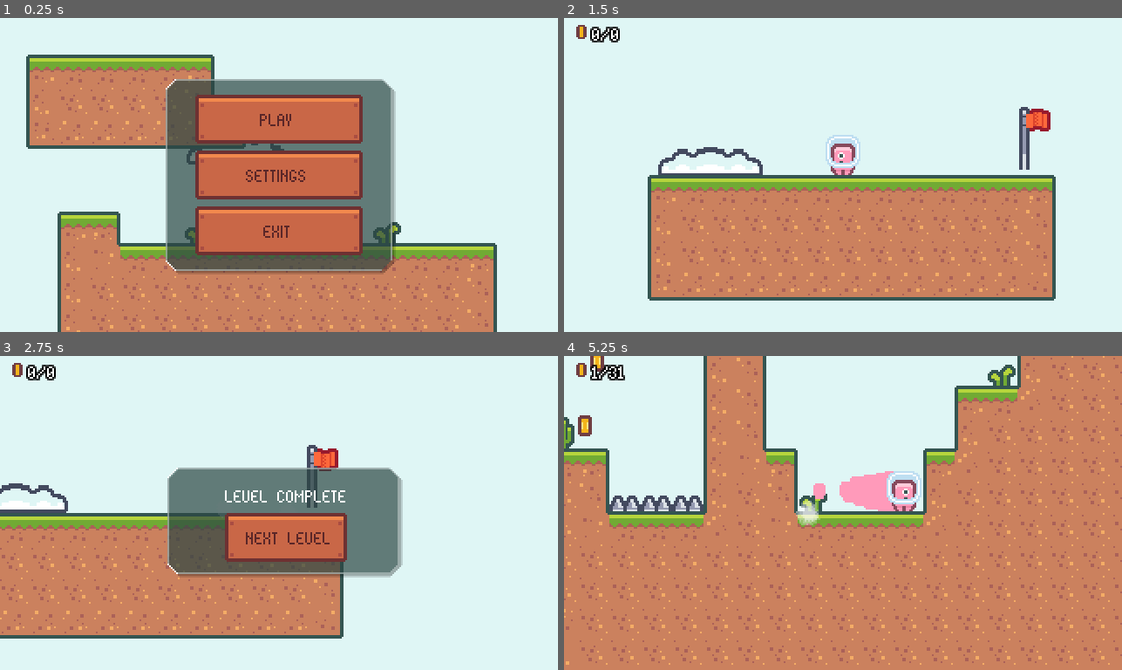
Above: before the commit, frames 1-4 (two rows, left to right).
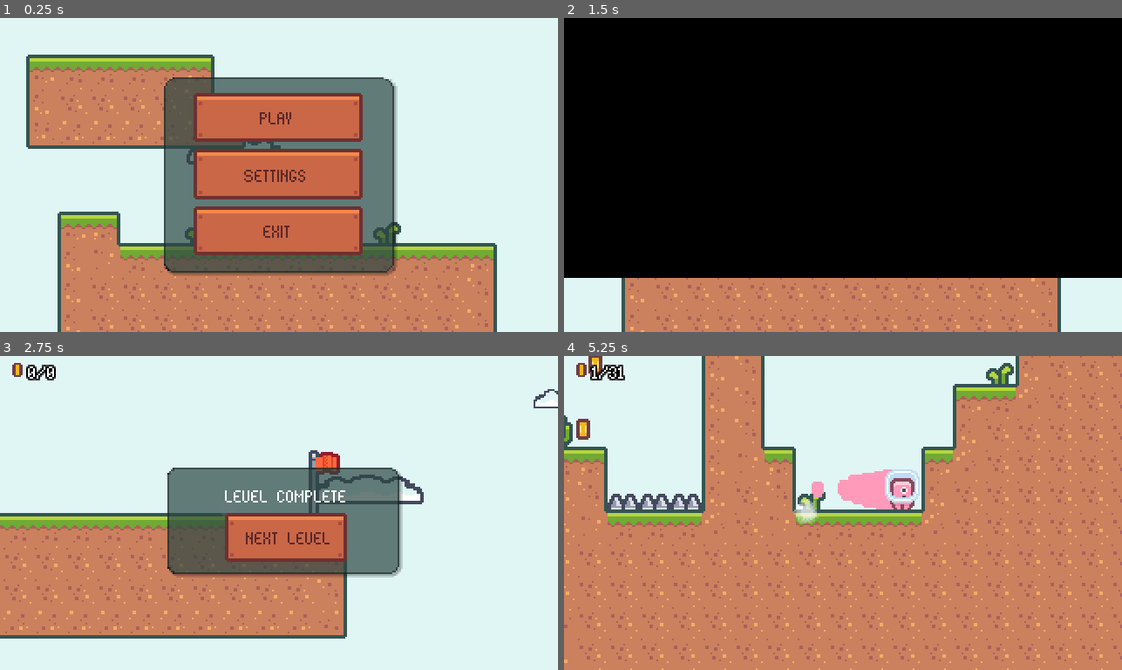
Above: after the commit, the same moments.

Repository: odabasi52/P1-NK
Game: Godot game, scene res://scenes/main.tscn
The game is run twice, just before and just after one commit, with the same random seed, the same clock (stepped at 60 frames per second) and the same inputs.
Inputs (mouse positions are in pixels of both pictures, inside the frame that each line leads up to):
- Up to frame 1 (0.25 s): no input
- Up to frame 2 (1.5 s): click "SETTINGS" at 0.5 s; click "PLAY" at 1.25 s
- Up to frame 3 (2.75 s): move the mouse to (401, 497) at 2.02 s; hold D (move_right) from 2.03 s (still down); tap Shift (dash_state) at 2.1 s; tap W (jump) at 2.27 s
- Up to frame 4 (5.25 s): release D (move_right) at 2.75 s; click "NEXT LEVEL" at 2.75 s; move the mouse to (731, 528) at 3.52 s; hold D (move_right) 3.53-4.28 s; tap Shift (dash_state) at 3.6, 4.35, 5.1 s; tap W (jump) at 3.77 s; move the mouse to (898, 443) at 4.27 s; hold A (move_left) 4.28-5.03 s; move the mouse to (815, 575) at 5.02 s; hold D (move_right) from 5.03 s (still down)

The runs differ from the first frame. In frame 1, 4.2% of the frame differs, in the area x 29-72%, y 18-83%; in frame 2, 92%, in the area x 0-100%, y 0-100%; in frame 3, 5.3%; in frame 4, 12%.

Commit message:
godot

Diff:
--- a/2DPlatformerGame/project.godot
+++ b/2DPlatformerGame/project.godot
@@ -19,6 +19,7 @@
 
 LevelManager="*res://scenes/level_manager.tscn"
 Helpers="*res://scripts/helpers.gd"
+ScreenTransitionManager="*res://scenes/UI/screen_transition_manager.tscn"
 
 [display]
 
@@ -57,6 +58,11 @@
 "events": [Object(InputEventKey,"resource_local_to_scene":false,"resource_name":"","device":-1,"window_id":0,"alt_press …(195 unchanged characters)…
 ]
 }
+Pause={
+"deadzone": 0.2,
+"events": [Object(InputEventKey,"resource_local_to_scene":false,"resource_name":"","device":-1,"window_id":0,"alt_pressed":false,"shift_pressed":false,"ctrl_pressed":false,"meta_pressed":false,"pressed":false,"keycode":0,"physical_keycode":4194305,"key_label":0,"unicode":0,"location":0,"echo":false,"script":null)
+]
+}
 
 [layer_names]
 
--- a/2DPlatformerGame/resource/theme.tres
+++ b/2DPlatformerGame/resource/theme.tres
@@ -35,13 +35,13 @@
 border_width_top = 1
 border_width_right = 1
 border_width_bottom = 1
-border_color = Color(1, 1, 1, 1)
+border_color = Color(0, 0, 0, 1)
 border_blend = true
 corner_radius_top_left = 6
 corner_radius_top_right = 6
 corner_radius_bottom_right = 6
 corner_radius_bottom_left = 6
-corner_detail = 1
+corner_detail = 20
 shadow_color = Color(0, 0, 0, 0.298039)
 shadow_size = 1
 shadow_offset = Vector2(1, 1)
--- a/2DPlatformerGame/scenes/Levels/Level_001.tscn
+++ b/2DPlatformerGame/scenes/Levels/Level_001.tscn
@@ -8,7 +8,7 @@
 
 [node name="Level_001" instance=ExtResource("1_vo2mk")]
 
-[node name="TileMap" parent="." index="1"]
+[node name="TileMap" parent="." index="2"]
 layer_0/tile_data = PackedInt32Array(131075, 65536, 10, 65539, 65536, 10, 131074, 65536, 10, 65538, 262144, 10, 131073, …(42416 unchanged characters)…
 
 [node name="Coin" parent="Collectables" index="0" instance=ExtResource("2_dmsld")]
@@ -267,3 +267,6 @@
 
 [node name="Flag" parent="." index="7"]
 position = Vector2(-237, -286)
+
+[node name="SpaceShip" parent="." index="9"]
+visible = false
--- a/2DPlatformerGame/scenes/Levels/level_000.tscn
+++ b/2DPlatformerGame/scenes/Levels/level_000.tscn
@@ -11,4 +11,8 @@
 position = Vector2(0, 3)
 
 [node name="Flag" parent="." index="7"]
-position = Vector2(110, -1)
+position = Vector2(109, 2)
+
+[node name="SpaceShip" parent="." index="9"]
+visible = false
+position = Vector2(64, 2)
--- /dev/null
+++ b/2DPlatformerGame/scenes/UI/game_complete.tscn
@@ -0,0 +1,87 @@
+[gd_scene load_steps=7 format=3 uid="uid://csxglrxllifgl"]
+
+[ext_resource type="Theme" uid="uid://cwcw4wt01d6y0" path="res://resource/theme.tres" id="1_3novs"]
+[ext_resource type="Script" uid="uid://cler0sg4hkj1i" path="res://scripts/game_complete.gd" id="1_c6u4d"]
+[ext_resource type="PackedScene" uid="uid://c8qs28yry40um" path="res://scenes/animated_button.tscn" id="2_kgday"]
+
+[sub_resource type="Animation" id="Animation_qnt17"]
+length = 0.001
+tracks/0/type = "value"
+tracks/0/imported = false
+tracks/0/enabled = true
+tracks/0/path = NodePath("MarginContainer:scale")
+tracks/0/interp = 1
+tracks/0/loop_wrap = true
+tracks/0/keys = {
+"times": PackedFloat32Array(0),
+"transitions": PackedFloat32Array(1),
+"update": 0,
+"values": [Vector2(1, 1)]
+}
+
+[sub_resource type="Animation" id="Animation_c6u4d"]
+resource_name = "default"
+length = 0.4
+step = 0.05
+tracks/0/type = "value"
+tracks/0/imported = false
+tracks/0/enabled = true
+tracks/0/path = NodePath("MarginContainer:scale")
+tracks/0/interp = 2
+tracks/0/loop_wrap = true
+tracks/0/keys = {
+"times": PackedFloat32Array(0, 0.3, 0.4),
+"transitions": PackedFloat32Array(1, 1, 1),
+"update": 0,
+"values": [Vector2(0, 0), Vector2(1.1, 1.1), Vector2(1, 1)]
+}
+
+[sub_resource type="AnimationLibrary" id="AnimationLibrary_qnt17"]
+_data = {
+&"RESET": SubResource("Animation_qnt17"),
+&"default": SubResource("Animation_c6u4d")
+}
+
+[node name="GameComplete" type="CanvasLayer"]
+script = ExtResource("1_c6u4d")
+
+[node name="AnimationPlayer" type="AnimationPlayer" parent="."]
+libraries = {
+&"": SubResource("AnimationLibrary_qnt17")
+}
+autoplay = "default"
+
+[node name="MarginContainer" type="MarginContainer" parent="."]
+anchors_preset = 15
+anchor_right = 1.0
+anchor_bottom = 1.0
+grow_horizontal = 2
+grow_vertical = 2
+pivot_offset = Vector2(160, 90)
+theme = ExtResource("1_3novs")
+
+[node name="PanelContainer" type="PanelContainer" parent="MarginContainer"]
+layout_mode = 2
+size_flags_horizontal = 4
+size_flags_vertical = 4
+
+[node name="MarginContainer" type="MarginContainer" parent="MarginContainer/PanelContainer"]
+layout_mode = 2
+theme_override_constants/margin_left = 8
+theme_override_constants/margin_top = 8
+theme_override_constants/margin_right = 8
+theme_override_constants/margin_bottom = 8
+
+[node name="VBoxContainer" type="VBoxContainer" parent="MarginContainer/PanelContainer/MarginContainer"]
+custom_minimum_size = Vector2(112, 24)
+layout_mode = 2
+
+[node name="Label" type="Label" parent="MarginContainer/PanelContainer/MarginContainer/VBoxContainer"]
+layout_mode = 2
+text = "CONGRATULATIONS"
+horizontal_alignment = 1
+
+[node name="ExitButton" parent="MarginContainer/PanelContainer/MarginContainer/VBoxContainer" instance=ExtResource("2_kgday")]
+layout_mode = 2
+text = "EXIT TO MENU
+"
--- a/2DPlatformerGame/scenes/UI/main_menu.tscn
+++ b/2DPlatformerGame/scenes/UI/main_menu.tscn
@@ -6,6 +6,44 @@
 [ext_resource type="PackedScene" uid="uid://bdirpb4p8dck1" path="res://scenes/clouds.tscn" id="3_ngj32"]
 [ext_resource type="Texture2D" uid="uid://gk2l77x54geh" path="res://assets/tiles/tiles_packed.png" id="4_bm8t2"]
 [ext_resource type="Theme" uid="uid://cwcw4wt01d6y0" path="res://resource/theme.tres" id="5_ngj32"]
+
+[sub_resource type="Animation" id="Animation_ngj32"]
+resource_name = "default"
+length = 0.4
+step = 0.05
+tracks/0/type = "value"
+tracks/0/imported = false
+tracks/0/enabled = true
+tracks/0/path = NodePath("MarginContainer:scale")
+tracks/0/interp = 2
+tracks/0/loop_wrap = true
+tracks/0/keys = {
+"times": PackedFloat32Array(0, 0.3, 0.4),
+"transitions": PackedFloat32Array(1, 1, 1),
+"update": 0,
+"values": [Vector2(0, 0), Vector2(1.1, 1.1), Vector2(1, 1)]
+}
+
+[sub_resource type="Animation" id="Animation_bm8t2"]
+length = 0.001
+tracks/0/type = "value"
+tracks/0/imported = false
+tracks/0/enabled = true
+tracks/0/path = NodePath("MarginContainer:scale")
+tracks/0/interp = 1
+tracks/0/loop_wrap = true
+tracks/0/keys = {
+"times": PackedFloat32Array(0),
+"transitions": PackedFloat32Array(1),
+"update": 0,
+"values": [Vector2(1, 1)]
+}
+
+[sub_resource type="AnimationLibrary" id="AnimationLibrary_bm8t2"]
+_data = {
+&"RESET": SubResource("Animation_bm8t2"),
+&"default": SubResource("Animation_ngj32")
+}
 
 [sub_resource type="TileSetAtlasSource" id="TileSetAtlasSource_5d4ag"]
 texture = ExtResource("4_bm8t2")
@@ -210,6 +248,12 @@
 [node name="MainMenu" type="CanvasLayer"]
 script = ExtResource("1_yonvy")
 
+[node name="AnimationPlayer" type="AnimationPlayer" parent="."]
+libraries = {
+&"": SubResource("AnimationLibrary_bm8t2")
+}
+autoplay = "default"
+
 [node name="GameCamera" parent="." instance=ExtResource("2_e2p27")]
 position = Vector2(163, 91)
 
@@ -227,6 +271,7 @@
 anchor_bottom = 1.0
 grow_horizontal = 2
 grow_vertical = 2
+pivot_offset = Vector2(160, 90)
 theme = ExtResource("5_ngj32")
 
 [node name="PanelContainer" type="PanelContainer" parent="MarginContainer"]
--- /dev/null
+++ b/2DPlatformerGame/scenes/UI/pause_menu.tscn
@@ -0,0 +1,98 @@
+[gd_scene load_steps=7 format=3 uid="uid://c0kburj3at8ck"]
+
+[ext_resource type="Script" uid="uid://1sybkq1kruha" path="res://scripts/pause_menu.gd" id="1_mko1u"]
+[ext_resource type="Theme" uid="uid://cwcw4wt01d6y0" path="res://resource/theme.tres" id="1_qo2fb"]
+[ext_resource type="PackedScene" uid="uid://c8qs28yry40um" path="res://scenes/animated_button.tscn" id="2_bl585"]
+
+[sub_resource type="Animation" id="Animation_feath"]
+length = 0.001
+tracks/0/type = "value"
+tracks/0/imported = false
+tracks/0/enabled = true
+tracks/0/path = NodePath("MarginContainer:scale")
+tracks/0/interp = 1
+tracks/0/loop_wrap = true
+tracks/0/keys = {
+"times": PackedFloat32Array(0),
+"transitions": PackedFloat32Array(1),
+"update": 0,
+"values": [Vector2(1, 1)]
+}
+
+[sub_resource type="Animation" id="Animation_mko1u"]
+resource_name = "default"
+length = 0.4
+step = 0.05
+tracks/0/type = "value"
+tracks/0/imported = false
+tracks/0/enabled = true
+tracks/0/path = NodePath("MarginContainer:scale")
+tracks/0/interp = 2
+tracks/0/loop_wrap = true
+tracks/0/keys = {
+"times": PackedFloat32Array(0, 0.3, 0.4),
+"transitions": PackedFloat32Array(1, 1, 1),
+"update": 0,
+"values": [Vector2(0, 0), Vector2(1.1, 1.1), Vector2(1, 1)]
+}
+
+[sub_resource type="AnimationLibrary" id="AnimationLibrary_feath"]
+_data = {
+&"RESET": SubResource("Animation_feath"),
+&"default": SubResource("Animation_mko1u")
+}
+
+[node name="PauseMenu" type="CanvasLayer"]
+process_mode = 3
+script = ExtResource("1_mko1u")
+
+[node name="AnimationPlayer" type="AnimationPlayer" parent="."]
+libraries = {
+&"": SubResource("AnimationLibrary_feath")
+}
+autoplay = "default"
+
+[node name="MarginContainer" type="MarginContainer" parent="."]
+anchors_preset = 15
+anchor_right = 1.0
+anchor_bottom = 1.0
+grow_horizontal = 2
+grow_vertical = 2
+pivot_offset = Vector2(160, 90)
+theme = ExtResource("1_qo2fb")
+
+[node name="PanelContainer" type="PanelContainer" parent="MarginContainer"]
+layout_mode = 2
+size_flags_horizontal = 4
+size_flags_vertical = 4
+
+[node name="MarginContainer" type="MarginContainer" parent="MarginContainer/PanelContainer"]
+layout_mode = 2
+theme_override_constants/margin_left = 8
+theme_override_constants/margin_top = 8
+theme_override_constants/margin_right = 8
+theme_override_constants/margin_bottom = 8
+
+[node name="VBoxContainer" type="VBoxContainer" parent="MarginContainer/PanelContainer/MarginContainer"]
+custom_minimum_size = Vector2(112, 24)
+layout_mode = 2
+
+[node name="Label" type="Label" parent="MarginContainer/PanelContainer/MarginContainer/VBoxContainer"]
+layout_mode = 2
+text = "PAUSED"
+horizontal_alignment = 1
+
+[node name="ContinueButton" parent="MarginContainer/PanelContainer/MarginContainer/VBoxContainer" instance=ExtResource("2_bl585")]
+layout_mode = 2
+text = "CONTINUE"
+
+[node name="SettingButton" parent="MarginContainer/PanelContainer/MarginContainer/VBoxContainer" instance=ExtResource("2_bl585")]
+layout_mode = 2
+text = "SETTINGS
+
+"
+
+[node name="ExitButton" parent="MarginContainer/PanelContainer/MarginContainer/VBoxContainer" instance=ExtResource("2_bl585")]
+layout_mode = 2
+text = "EXIT TO MENU
+"
--- /dev/null
+++ b/2DPlatformerGame/scenes/UI/screen_transition_manager.tscn
@@ -0,0 +1,6 @@
+[gd_scene load_steps=2 format=3 uid="uid://ukdddwihvlu"]
+
+[ext_resource type="Script" uid="uid://c7xlgqjpy6vh4" path="res://scripts/screen_transition_manager.gd" id="1_dntww"]
+
+[node name="ScreenTransitionManager" type="Node"]
+script = ExtResource("1_dntww")
--- /dev/null
+++ b/2DPlatformerGame/scenes/UI/screen_transitions.tscn
@@ -0,0 +1,84 @@
+[gd_scene load_steps=8 format=3 uid="uid://bq8r014mtkomj"]
+
+[ext_resource type="Script" uid="uid://co4v4thavigeu" path="res://scripts/screen_transitions.gd" id="1_6ppvb"]
+[ext_resource type="Shader" uid="uid://bbaab56s65iu4" path="res://scripts/screen_transitions.gdshader" id="1_qoodp"]
+[ext_resource type="Texture2D" uid="uid://dogwbudvwqs5w" path="res://assets/effects/screen-wipe.png" id="2_vayh6"]
+
+[sub_resource type="ShaderMaterial" id="ShaderMaterial_wwvoh"]
+shader = ExtResource("1_qoodp")
+shader_parameter/wipeImage = ExtResource("2_vayh6")
+shader_parameter/percent = 0.0
+
+[sub_resource type="Animation" id="Animation_6ppvb"]
+length = 0.001
+tracks/0/type = "value"
+tracks/0/imported = false
+tracks/0/enabled = true
+tracks/0/path = NodePath("ColorRect:material:shader_parameter/percent")
+tracks/0/interp = 1
+tracks/0/loop_wrap = true
+tracks/0/keys = {
+"times": PackedFloat32Array(0),
+"transitions": PackedFloat32Array(1),
+"update": 0,
+"values": [0.0]
+}
+
+[sub_resource type="Animation" id="Animation_vayh6"]
+resource_name = "default"
+length = 0.5
+step = 0.05
+tracks/0/type = "value"
+tracks/0/imported = false
+tracks/0/enabled = true
+tracks/0/path = NodePath("ColorRect:material:shader_parameter/percent")
+tracks/0/interp = 2
+tracks/0/loop_wrap = true
+tracks/0/keys = {
+"times": PackedFloat32Array(0, 0.25, 0.5),
+"transitions": PackedFloat32Array(1, 1, 1),
+"update": 0,
+"values": [1.0, 0.0, 1.0]
+}
+tracks/1/type = "method"
+tracks/1/imported = false
+tracks/1/enabled = true
+tracks/1/path = NodePath(".")
+tracks/1/interp = 1
+tracks/1/loop_wrap = true
+tracks/1/keys = {
+"times": PackedFloat32Array(0.25, 0.5),
+"transitions": PackedFloat32Array(1, 1),
+"values": [{
+"args": [],
+"method": &"emit_screen_covered"
+}, {
+"args": [],
+"method": &"queue_free"
+}]
+}
+
+[sub_resource type="AnimationLibrary" id="AnimationLibrary_6ppvb"]
+_data = {
+&"RESET": SubResource("Animation_6ppvb"),
+&"default": SubResource("Animation_vayh6")
+}
+
+[node name="ScreenTransitions" type="CanvasLayer"]
+layer = 10
+script = ExtResource("1_6ppvb")
+
+[node name="ColorRect" type="ColorRect" parent="."]
+material = SubResource("ShaderMaterial_wwvoh")
+anchors_preset = 15
+anchor_right = 1.0
+anchor_bottom = 1.0
+grow_horizontal = 2
+grow_vertical = 2
+color = Color(0, 0, 0, 1)
+
+[node name="AnimationPlayer" type="AnimationPlayer" parent="."]
+libraries = {
+&"": SubResource("AnimationLibrary_6ppvb")
+}
+autoplay = "default"
--- a/2DPlatformerGame/scenes/animated_button.tscn
+++ b/2DPlatformerGame/scenes/animated_button.tscn
@@ -2,22 +2,6 @@
 
 [ext_resource type="Theme" uid="uid://cwcw4wt01d6y0" path="res://resource/theme.tres" id="1_y1qn5"]
 [ext_resource type="Script" uid="uid://cp6enb10844cs" path="res://scripts/animated_button.gd" id="2_yud13"]
-
-[sub_resource type="Animation" id="Animation_y1qn5"]
-resource_name = "hover"
-length = 0.1
-tracks/0/type = "value"
-tracks/0/imported = false
-tracks/0/enabled = true
-tracks/0/path = NodePath(".:custom_minimum_size")
-tracks/0/interp = 2
-tracks/0/loop_wrap = true
-tracks/0/keys = {
-"times": PackedFloat32Array(0, 0.1),
-"transitions": PackedFloat32Array(1, 1),
-"update": 0,
-"values": [Vector2(96, 24), Vector2(112, 24)]
-}
 
 [sub_resource type="Animation" id="Animation_yud13"]
 length = 0.001
@@ -62,6 +46,22 @@
 "values": [0.0, 0.0872665, 0.0523599, 0.0]
 }
 
+[sub_resource type="Animation" id="Animation_y1qn5"]
+resource_name = "hover"
+length = 0.1
+tracks/0/type = "value"
+tracks/0/imported = false
+tracks/0/enabled = true
+tracks/0/path = NodePath(".:custom_minimum_size")
+tracks/0/interp = 2
+tracks/0/loop_wrap = true
+tracks/0/keys = {
+"times": PackedFloat32Array(0, 0.1),
+"transitions": PackedFloat32Array(1, 1),
+"update": 0,
+"values": [Vector2(96, 24), Vector2(112, 24)]
+}
+
 [sub_resource type="AnimationLibrary" id="AnimationLibrary_yud13"]
 _data = {
 &"RESET": SubResource("Animation_yud13"),
--- a/2DPlatformerGame/scenes/base_level.tscn
+++ b/2DPlatformerGame/scenes/base_level.tscn
@@ -7,6 +7,7 @@
 [ext_resource type="PackedScene" uid="uid://c2ptoo1hj5okl" path="res://scenes/game_camera.tscn" id="3_pf034"]
 [ext_resource type="PackedScene" uid="uid://bdirpb4p8dck1" path="res://scenes/clouds.tscn" id="4_rlct4"]
 [ext_resource type="PackedScene" uid="uid://cxb2h18pq5pkc" path="res://scenes/flag.tscn" id="5_xqy7x"]
+[ext_resource type="PackedScene" uid="uid://bp3iqu1vsmi1o" path="res://scenes/space_ship.tscn" id="8_earhg"]
 
 [sub_resource type="TileSetAtlasSource" id="TileSetAtlasSource_rlct4"]
 texture = ExtResource("1_804bt")
@@ -232,3 +233,7 @@
 [node name="Player" parent="." instance=ExtResource("2_cj42p")]
 
 [node name="Flag" parent="." instance=ExtResource("5_xqy7x")]
+
+[node name="Node" type="Node" parent="."]
+
+[node name="SpaceShip" parent="." instance=ExtResource("8_earhg")]
--- a/2DPlatformerGame/scenes/clouds.tscn
+++ b/2DPlatformerGame/scenes/clouds.tscn
@@ -1,6 +1,6 @@
 [gd_scene load_steps=8 format=3 uid="uid://bdirpb4p8dck1"]
 
-[ext_resource type="Texture2D" uid="uid://dk7wmcpxdt023" path="res://assets/clouds/clouds.png" id="1_p445k"]
+[ext_resource type="Texture2D" uid="uid://dk7wmcpxdt023" path="res://assets/effects/clouds.png" id="1_p445k"]
 
 [sub_resource type="CanvasItemMaterial" id="CanvasItemMaterial_v7ppl"]
 particles_animation = true
--- a/2DPlatformerGame/scenes/flag.tscn
+++ b/2DPlatformerGame/scenes/flag.tscn
@@ -20,6 +20,7 @@
 }]
 
 [sub_resource type="RectangleShape2D" id="RectangleShape2D_d223g"]
+size = Vector2(20, 52.3077)
 
 [node name="Flag" type="Node2D"]
 script = ExtResource("1_k7r1j")
@@ -40,6 +41,6 @@
 collision_mask = 4
 
 [node name="CollisionShape2D" type="CollisionShape2D" parent="Area2D"]
-position = Vector2(2, -26)
+position = Vector2(2, -68)
 scale = Vector2(1.28, 2.6)
 shape = SubResource("RectangleShape2D_d223g")
--- a/2DPlatformerGame/scenes/player.tscn
+++ b/2DPlatformerGame/scenes/player.tscn
@@ -55,6 +55,7 @@
 [sub_resource type="CapsuleShape2D" id="CapsuleShape2D_vxcf0"]
 
 [node name="Player" type="CharacterBody2D" groups=["Player"]]
+z_index = 10
 collision_layer = 0
 script = ExtResource("1_auknh")
 
--- /dev/null
+++ b/2DPlatformerGame/scenes/space_ship.tscn
@@ -0,0 +1,70 @@
+[gd_scene load_steps=10 format=3 uid="uid://bp3iqu1vsmi1o"]
+
+[ext_resource type="Script" uid="uid://f3y3n0kd3f2w" path="res://scripts/space_ship.gd" id="1_bt5oy"]
+[ext_resource type="Texture2D" uid="uid://5r1t84w2hk55" path="res://assets/SpaceShip/ship.png" id="1_dp8cb"]
+
+[sub_resource type="AtlasTexture" id="AtlasTexture_dp8cb"]
+atlas = ExtResource("1_dp8cb")
+region = Rect2(0, 0, 16, 18)
+
+[sub_resource type="AtlasTexture" id="AtlasTexture_bt5oy"]
+atlas = ExtResource("1_dp8cb")
+region = Rect2(16, 0, 16, 18)
+
+[sub_resource type="AtlasTexture" id="AtlasTexture_jy7xo"]
+atlas = ExtResource("1_dp8cb")
+region = Rect2(32, 0, 16, 18)
+
+[sub_resource type="AtlasTexture" id="AtlasTexture_n0g6o"]
+atlas = ExtResource("1_dp8cb")
+region = Rect2(48, 0, 16, 18)
+
+[sub_resource type="AtlasTexture" id="AtlasTexture_4246p"]
+atlas = ExtResource("1_dp8cb")
+region = Rect2(64, 0, 16, 18)
+
+[sub_resource type="SpriteFrames" id="SpriteFrames_ivtut"]
+animations = [{
+"frames": [{
+"duration": 1.0,
+"texture": SubResource("AtlasTexture_dp8cb")
+}, {
+"duration": 1.0,
+"texture": SubResource("AtlasTexture_bt5oy")
+}, {
+"duration": 1.0,
+"texture": SubResource("AtlasTexture_jy7xo")
+}, {
+"duration": 1.0,
+"texture": SubResource("AtlasTexture_n0g6o")
+}, {
+"duration": 1.0,
+"texture": SubResource("AtlasTexture_4246p")
+}],
+"loop": true,
+"name": &"default",
+"speed": 8.0
+}]
+
+[sub_resource type="RectangleShape2D" id="RectangleShape2D_n8dcg"]
+size = Vector2(34.375, 45)
+
+[node name="SpaceShip" type="Node2D"]
+script = ExtResource("1_bt5oy")
+
+[node name="AnimatedSprite2D" type="AnimatedSprite2D" parent="."]
+position = Vector2(2, -27)
+scale = Vector2(3, 3)
+sprite_frames = SubResource("SpriteFrames_ivtut")
+autoplay = "default"
+frame = 3
+frame_progress = 0.0337316
+
+[node name="Area2D" type="Area2D" parent="."]
+collision_layer = 0
+collision_mask = 4
+
+[node name="CollisionShape2D" type="CollisionShape2D" parent="Area2D"]
+position = Vector2(3, -58.5)
+scale = Vector2(1.28, 2.6)
+shape = SubResource("RectangleShape2D_n8dcg")
--- a/2DPlatformerGame/scripts/LevelManager.gd
+++ b/2DPlatformerGame/scripts/LevelManager.gd
@@ -15,4 +15,4 @@
 	else:
 		next_scene = scene_index
 
-	get_tree().change_scene_to_file(level_scenes[next_scene].resource_path)
+	$"/root/ScreenTransitionManager".transition_to_scene(level_scenes[next_scene].resource_path)
--- a/2DPlatformerGame/scripts/base_level.gd
+++ b/2DPlatformerGame/scripts/base_level.gd
@@ -4,6 +4,8 @@
 
 var level_complete_scene = preload("res://scenes/UI/level_complete_ui.tscn")
 var player_scene = preload("res://scenes/player.tscn")
+var pause_menu_scene = preload("res://scenes/UI/pause_menu.tscn")
+var completed_menu_scene = preload("res://scenes/UI/game_complete.tscn")
 
 var spawnPos = Vector2.ZERO
 var currentPlayerNode = null
@@ -14,7 +16,20 @@
 	spawnPos = $Player.global_position
 	register_player($Player)
 	coin_total_changed(get_tree().get_nodes_in_group("coin").size())
-	$Flag.player_won.connect(self.on_win)
+	if $Flag.visible:
+		$Flag.player_won.connect(self.on_win)
+	if $SpaceShip.visible:
+		$SpaceShip.game_finished.connect(self.on_finish)
+
+func _unhandled_input(event: InputEvent) -> void:
+	if event.is_action_pressed("Pause"):
+		var pause_instance = pause_menu_scene.instantiate()
+		add_child(pause_instance)
+
+func on_finish():
+	currentPlayerNode.queue_free()
+	var completed_menu = completed_menu_scene.instantiate()
+	self.add_child(completed_menu)
 
 func on_win():
 	currentPlayerNode.queue_free()
--- /dev/null
+++ b/2DPlatformerGame/scripts/game_complete.gd
@@ -0,0 +1,9 @@
+extends CanvasLayer
+
+@onready var exit_button: Button = $MarginContainer/PanelContainer/MarginContainer/VBoxContainer/ExitButton
+
+func _ready() -> void:
+	exit_button.connect("pressed", Callable(self, "on_exit_pressed"))
+
+func on_exit_pressed():
+	$"/root/ScreenTransitionManager".transition_to_menu()
--- a/2DPlatformerGame/scripts/level_complete_ui.gd
+++ b/2DPlatformerGame/scripts/level_complete_ui.gd
@@ -3,6 +3,5 @@
 func _ready():
 	$PanelContainer/MarginContainer/VBoxContainer/Button.pressed.connect(self.on_pressed)
 
-
 func on_pressed():
 	$"/root/LevelManager".next_level()
--- /dev/null
+++ b/2DPlatformerGame/scripts/pause_menu.gd
@@ -0,0 +1,30 @@
+extends CanvasLayer
+
+@onready var continue_button: Button = $MarginContainer/PanelContainer/MarginContainer/VBoxContainer/ContinueButton
+@onready var setting_button: Button = $MarginContainer/PanelContainer/MarginContainer/VBoxContainer/SettingButton
+@onready var exit_button: Button = $MarginContainer/PanelContainer/MarginContainer/VBoxContainer/ExitButton
+
+func _ready() -> void:
+	continue_button.connect("pressed", Callable(self, "on_continue_pressed"))
+	setting_button.connect("pressed", Callable(self, "on_settings_pressed"))
+	exit_button.connect("pressed", Callable(self, "on_exit_pressed"))
+	get_tree().paused = true
+
+func _unhandled_input(event: InputEvent) -> void:
+	if event.is_action_pressed("Pause"):
+		unpause()
+		get_viewport().set_input_as_handled()
+
+func unpause():
+	queue_free()
+	get_tree().paused = false
+
+func on_continue_pressed():
+	unpause()
+
+func on_settings_pressed():
+	pass
+
+func on_exit_pressed():
+	$"/root/ScreenTransitionManager".transition_to_menu()
+	unpause()
--- /dev/null
+++ b/2DPlatformerGame/scripts/screen_transition_manager.gd
@@ -0,0 +1,12 @@
+extends Node
+
+var screen_transition = preload("res://scenes/UI/screen_transitions.tscn")
+
+func transition_to_scene(scenePath):
+	var screen_transition_instance = screen_transition.instantiate()
+	add_child(screen_transition_instance)
+	await screen_transition_instance.screen_covered
+	get_tree().change_scene_to_file(scenePath)
+
+func transition_to_menu():
+	transition_to_scene("res://scenes/UI/main_menu.tscn")
--- /dev/null
+++ b/2DPlatformerGame/scripts/screen_transitions.gd
@@ -0,0 +1,6 @@
+extends CanvasLayer
+
+signal screen_covered;
+
+func emit_screen_covered():
+	emit_signal("screen_covered")
--- /dev/null
+++ b/2DPlatformerGame/scripts/screen_transitions.gdshader
@@ -0,0 +1,16 @@
+shader_type canvas_item;
+
+uniform sampler2D wipeImage;
+uniform float percent : hint_range(0.0, 1.0);
+
+void fragment() {
+	float tex_val = texture(wipeImage, UV).r;
+	if (tex_val < percent){
+		COLOR.a = 0.0;
+	}
+}
+
+//void light() {
+//	// Called for every pixel for every light affecting the CanvasItem.
+//	// Uncomment to replace the default light processing function with this one.
+//}
--- /dev/null
+++ b/2DPlatformerGame/scripts/space_ship.gd
@@ -0,0 +1,11 @@
+extends Node2D
+
+signal game_finished
+
+func _ready():
+	$Area2D.area_entered.connect(self.on_finish)
+
+
+func on_finish(area2d):
+	emit_signal("game_finished")
+	$"/root/Helpers".apply_camera_shake(0.6)
Binary file added: 2DPlatformerGame/assets/SpaceShip/ship.png
Not shown, added: 2DPlatformerGame/assets/SpaceShip/ship.png.import
Renamed: 2DPlatformerGame/assets/clouds/clouds.png -> 2DPlatformerGame/assets/effects/clouds.png
Not shown, changed: 2DPlatformerGame/assets/effects/clouds.png.import
Binary file added: 2DPlatformerGame/assets/effects/screen-wipe.png
Not shown, added: 2DPlatformerGame/assets/effects/screen-wipe.png.import
Not shown: 1 places in 2DPlatformerGame/scenes/UI/main_menu.tscn that only renumber resources
Not shown: 1 places in 2DPlatformerGame/scenes/base_level.tscn that only renumber resources
Not shown, added: 2DPlatformerGame/scripts/game_complete.gd.uid
Not shown, added: 2DPlatformerGame/scripts/pause_menu.gd.uid
Not shown, added: 2DPlatformerGame/scripts/screen_transition_manager.gd.uid
Not shown, added: 2DPlatformerGame/scripts/screen_transitions.gd.uid
(and 2 more such lines)
